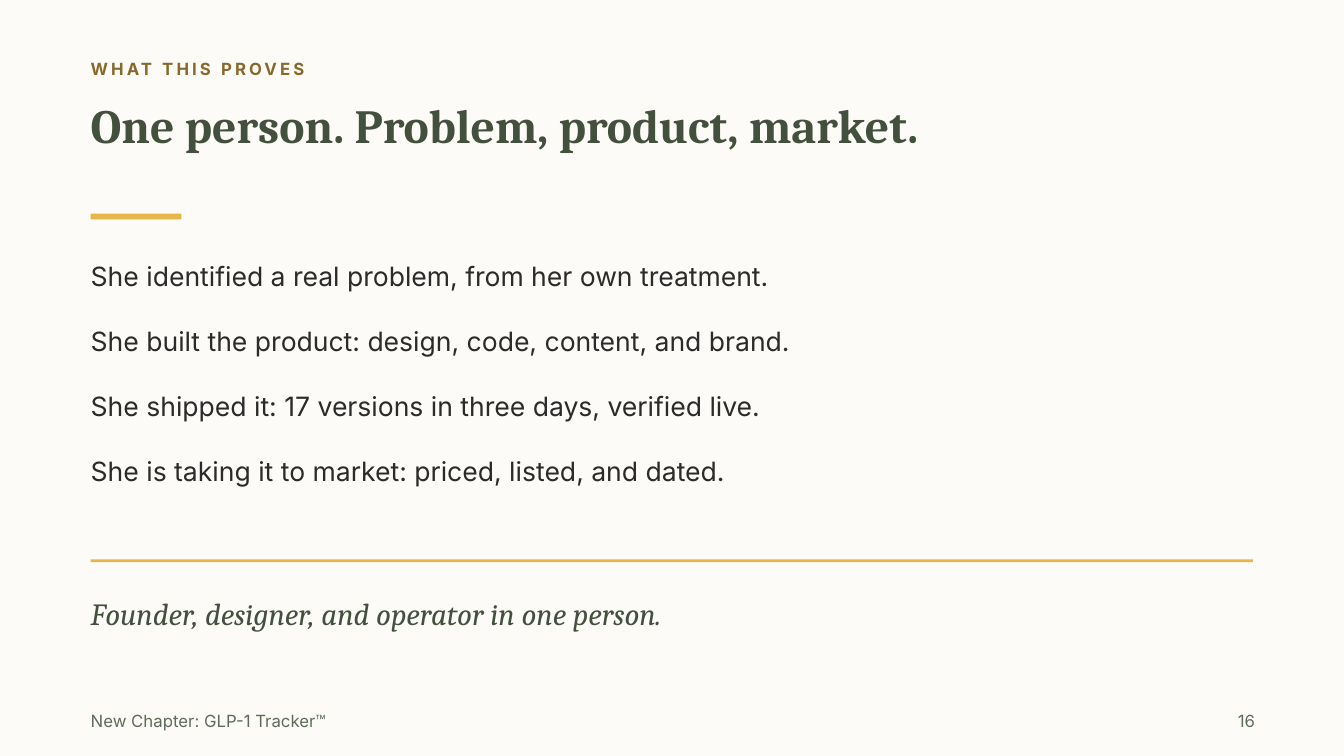
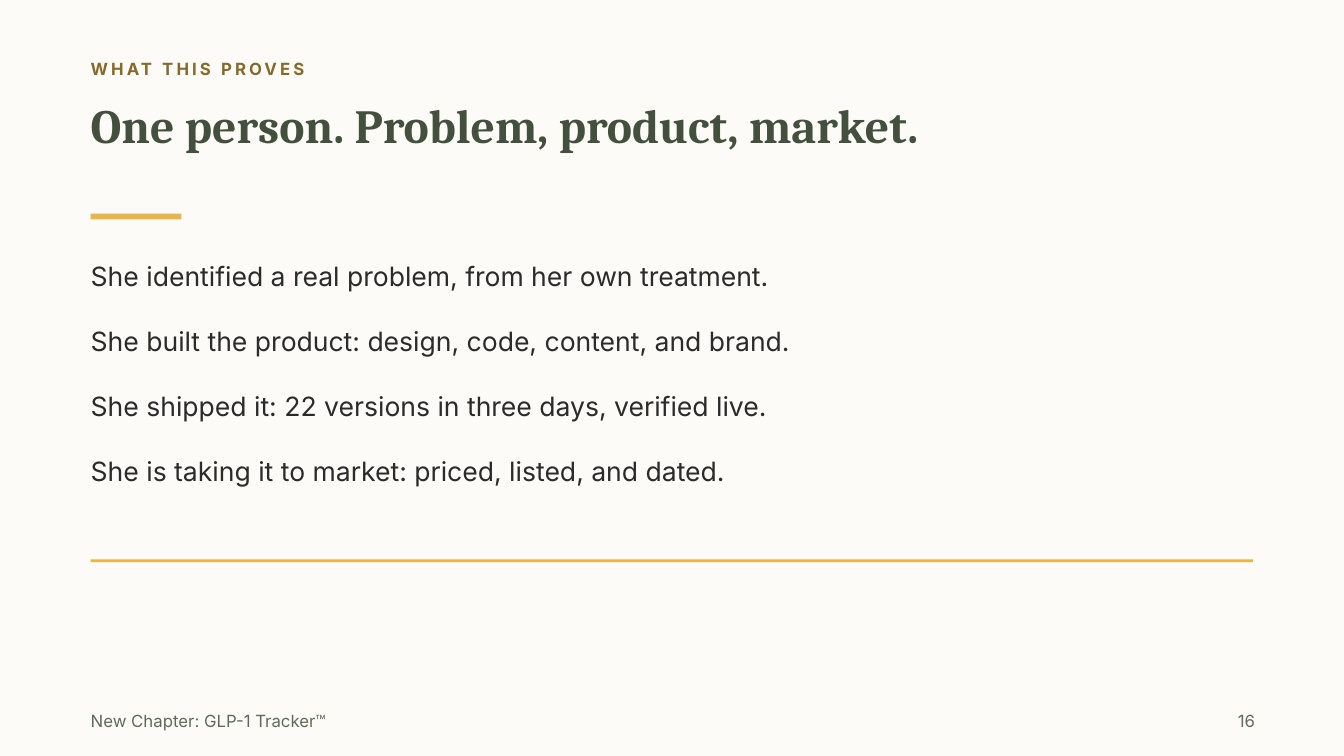
Before and after one commit to Millrjess/millrjess.github.io, a slide deck: slide 16 of assets/presentations/New_Chapter_Executive.pptx. Drawn at 1344x756 pixels with LibreOffice and Linux fonts; fonts in the diff are those of the drawing. Boxes give left, top, right and bottom in pixels: in the first picture for what was removed or moved away, otherwise in the second. Text is boxed around its words. In the diff, an @@ line names an element or a change of style, - is before the commit and + after.

```diff
--- a/assets/presentations/New_Chapter_Executive.pptx
+++ b/assets/presentations/New_Chapter_Executive.pptx
@@ text at bbox=[91, 395, 766, 422]: text changed @@
-She shipped it: 17 versions in three days, verified live.
+She shipped it: 22 versions in three days, verified live.
@@ text removed at bbox=[91, 603, 661, 632] @@
-Founder, designer, and operator in one person.
```
Also in this commit, not shown: 7 other slides changed.
